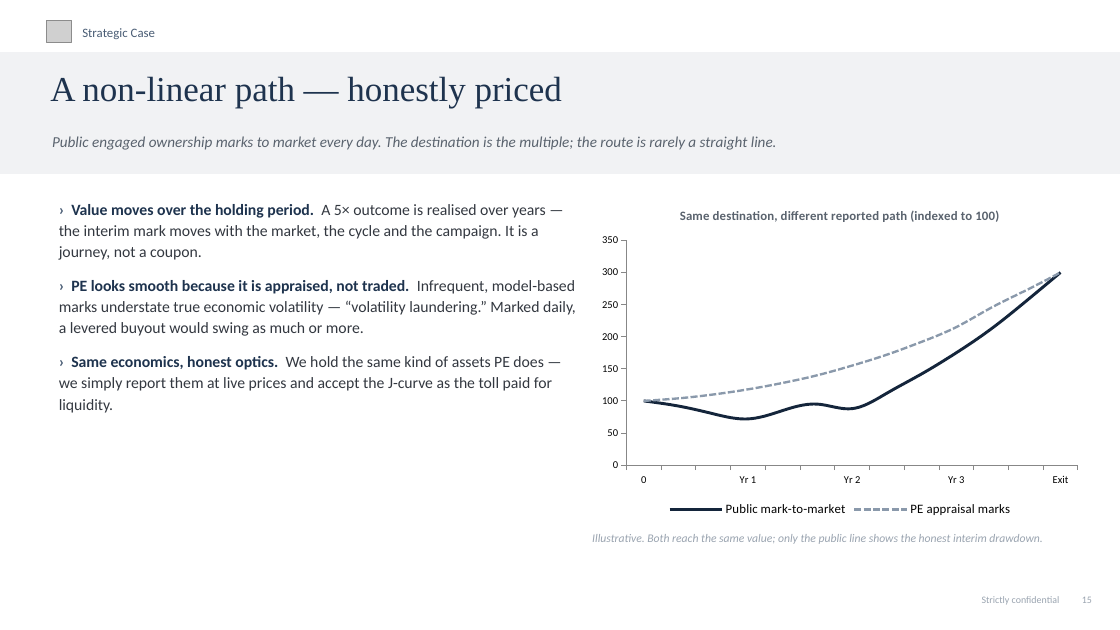
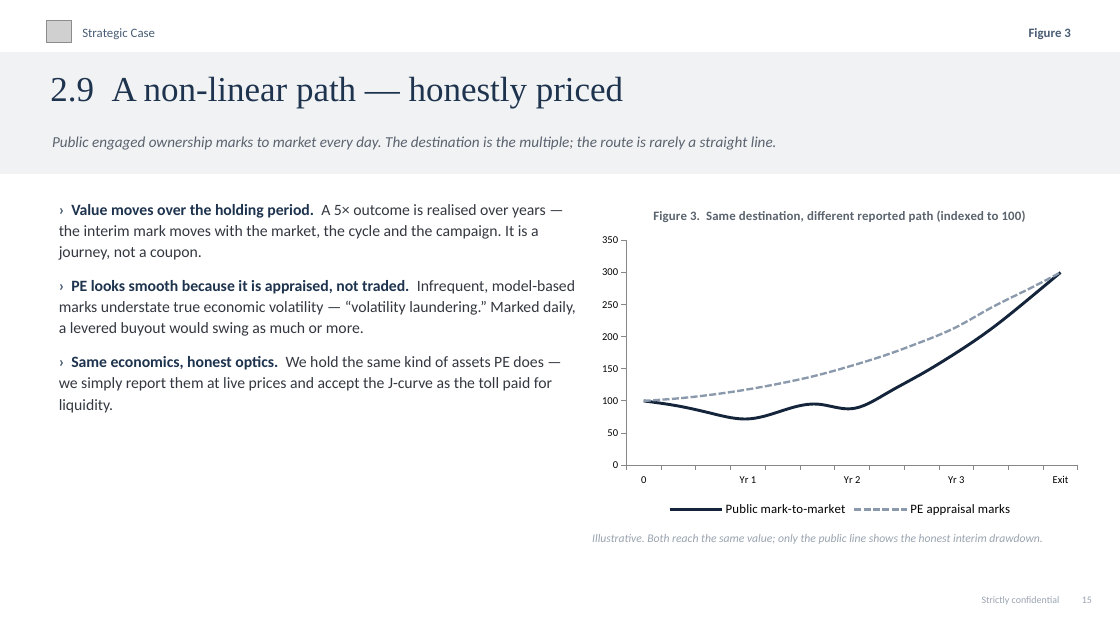
Before and after one commit to charette-lab/Claude, a slide deck: slide 18 of Athanase_Engaged_Ownership_Allocator_Deck.pptx. Drawn at 1120x630 pixels with LibreOffice and Linux fonts; fonts in the diff are those of the drawing; grey boxes stand for pictures. Boxes give left, top, right and bottom in pixels: in the first picture for what was removed or moved away, otherwise in the second. Text is boxed around its words. In the diff, an @@ line names an element or a change of style, - is before the commit and + after.

```diff
--- a/Athanase_Engaged_Ownership_Allocator_Deck.pptx
+++ b/Athanase_Engaged_Ownership_Allocator_Deck.pptx
@@ text added at box(1029, 28, 1070, 39), 11 pt, text #4A5D75, bold @@
+Figure 3
@@ text at box(50, 76, 623, 108): text changed @@
-A non-linear path — honestly priced
+2.9 A non-linear path — honestly priced
@@ line chart at box(592, 193, 1088, 521) @@
@@ title "Same destination, different reported path (indexed to 100)" to "Figure 3.  Same destination, different reported path (indexed to 100)" @@
```
Also in this commit, not shown: 21 other slides changed, 1 other file.
